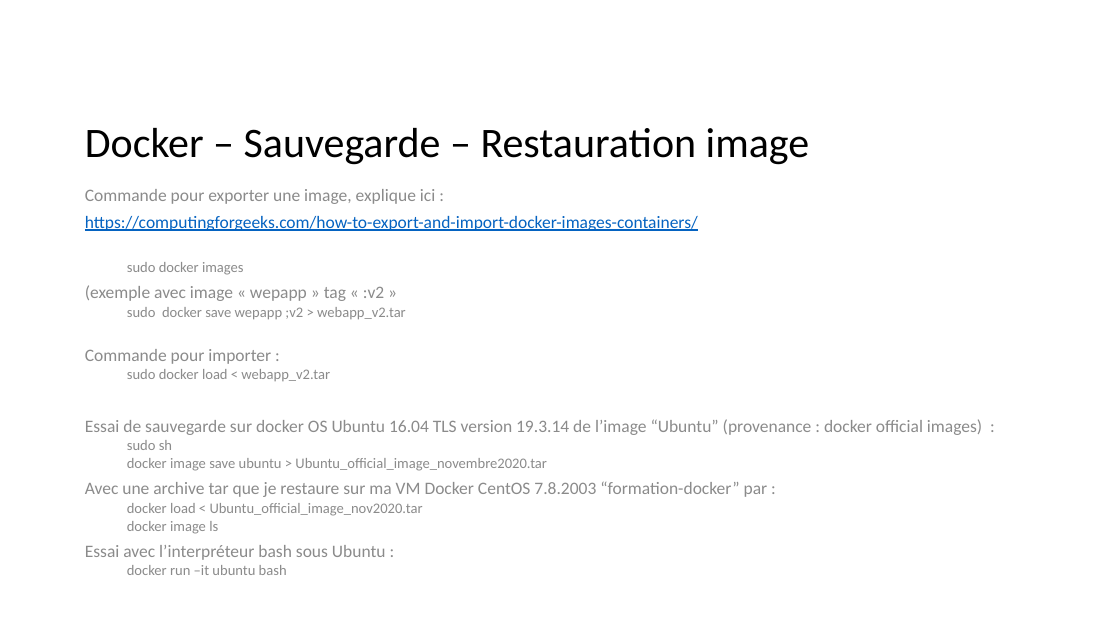
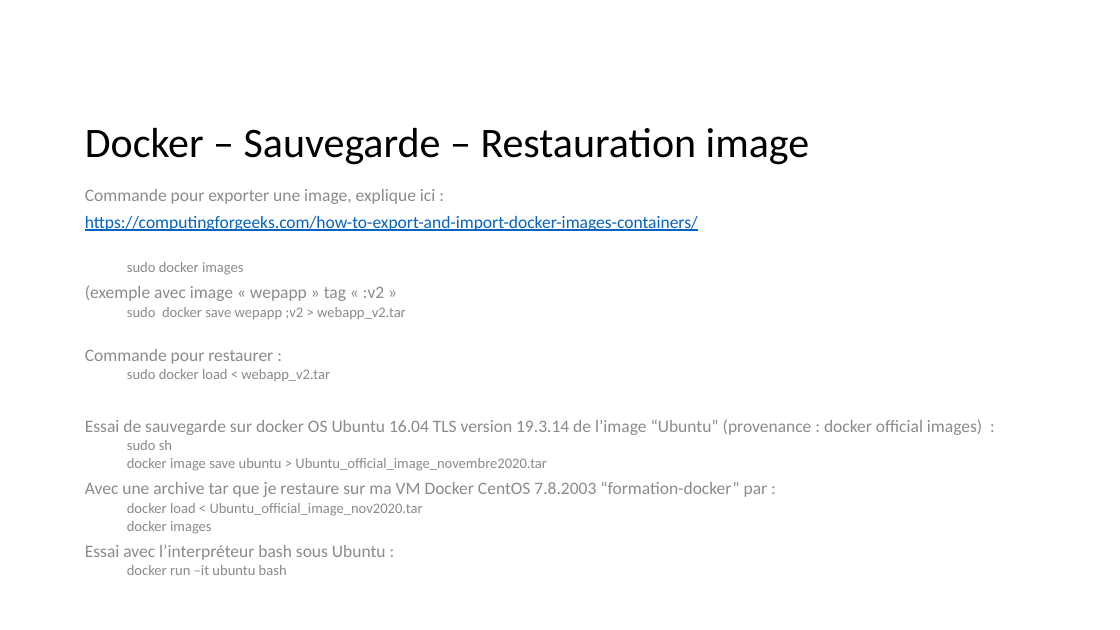
Before and after one commit to dominiquelaurain/fastecdsa, a slide deck: slide 57 of docs/Autoformation_Git.pptx. Drawn at 1120x630 pixels with LibreOffice and Linux fonts; fonts in the diff are those of the drawing. Boxes give left, top, right and bottom in pixels: in the first picture for what was removed or moved away, otherwise in the second. Text is boxed around its words. In the diff, an @@ line names an element or a change of style, - is before the commit and + after.

```diff
--- a/docs/Autoformation_Git.pptx
+++ b/docs/Autoformation_Git.pptx
@@ text at bbox=[85, 349, 273, 364]: text changed @@
-Commande pour importer :
+Commande pour restaurer :
@@ text at bbox=[127, 521, 212, 534]: text changed @@
-  docker image ls
+  docker images
```
Also in this commit, not shown: 2 other slides changed, 12 slides added, 1 slide removed.
